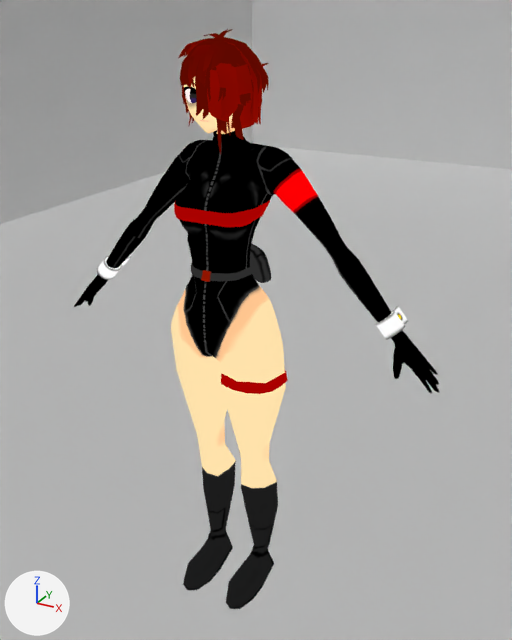
Before and after pictures for a commit that changed the glTF model maps/map_gltf/main_menu.glb.
Camera for both pictures: a camera (50 mm lens) standing at (0.93, -1.576, 1.667) and looking at (0.178, -0.21, 0.984). Lighting does not change. The marker at lower left points along +X, +Y and +Z. Vertices at the same position are counted once.

The older version as bpy lines, for what is in view:
```python
me_cube_004 = bpy.data.meshes.new('Cube.004')
me_cube_004.from_pydata(...)  # a box spanning x -9.5..3.9, y -12.6..12.6, z -0.1..8.3
me_plane = bpy.data.meshes.new('Plane')
me_plane.from_pydata(...)  # 3244 vertices, 6462 faces; spans x -0.585..0.585, y -0.189..0.088, z -0.003..1.413
# faces by material slot: [4898, 1564]
me_plane.materials.append(mat_body_texture)
me_plane.materials.append(mat_hair)
me_plane_001 = bpy.data.meshes.new('Plane.001')
me_plane_001.from_pydata(...)  # 5636 vertices, 11566 faces; spans x -0.108..0.11, y -0.165..0.054, z 1.349..1.624
# faces by material slot: [3538, 8028]
me_plane_001.materials.append(mat_head_texture)
me_plane_001.materials.append(mat_hair)
ob_body = bpy.data.objects.new('body', me_plane)
ob_body.location = (0.0, 0.0, 0.0)
ob_head = bpy.data.objects.new('head', me_plane_001)
ob_head.location = (0.0, 0.0, 0.0)
ob_room = bpy.data.objects.new('room', me_cube_004)
ob_room.location = (2.591, 0.0, -1.068)
```
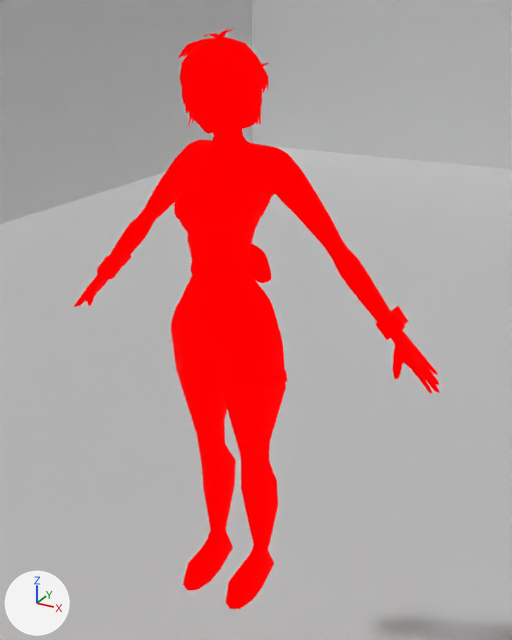
Boxes [x1, y1, x2, y2] around the edits, measured in the pictures (512 x 640 px):
part 1 of me_plane, recoloured
    both: [74, 130, 439, 609]
part 2 of me_plane, recoloured
    both: [174, 200, 287, 394]
part 3 of me_plane_001, recoloured
    both: [180, 77, 235, 134]
part 4 of me_plane_001, recoloured
    both: [178, 29, 269, 154]

The change, as a list of edits to the scene's bpy script:
```text
Add mat_menu_char:
    mat_menu_char = bpy.data.materials.new('Menu_char')
    # nodes: BsdfPrincipled, Mix, OutputMaterial, VertexColor
    # colours: red #ff0001, black #000000
Change me_plane:
    where me_plane.from_pydata(...)  # 3244 vertices, 6462 faces; spans x -0.585..0.585, y -0.189..0.088, z -0.003..1.413
    used by ob_body; location = (0.0, 0.0, 0.0)
    me_plane part 1: 4898 faces spanning x -0.585..0.585, y -0.189..0.088, z -0.003..1.413 switch from mat_body_texture to mat_menu_char
    me_plane part 2: 1564 faces spanning x -0.11..0.166, y -0.166..0.06, z 0.718..1.222 switch from mat_hair to mat_menu_char
Change me_plane_001:
    where me_plane_001.from_pydata(...)  # 5636 vertices, 11566 faces; spans x -0.108..0.11, y -0.165..0.054, z 1.349..1.624
    used by ob_head; location = (0.0, 0.0, 0.0)
    me_plane_001 part 3: all 3538 faces that had it switch from mat_head_texture to mat_menu_char
    me_plane_001 part 4: all 8028 faces that had it switch from mat_hair to mat_menu_char
```
